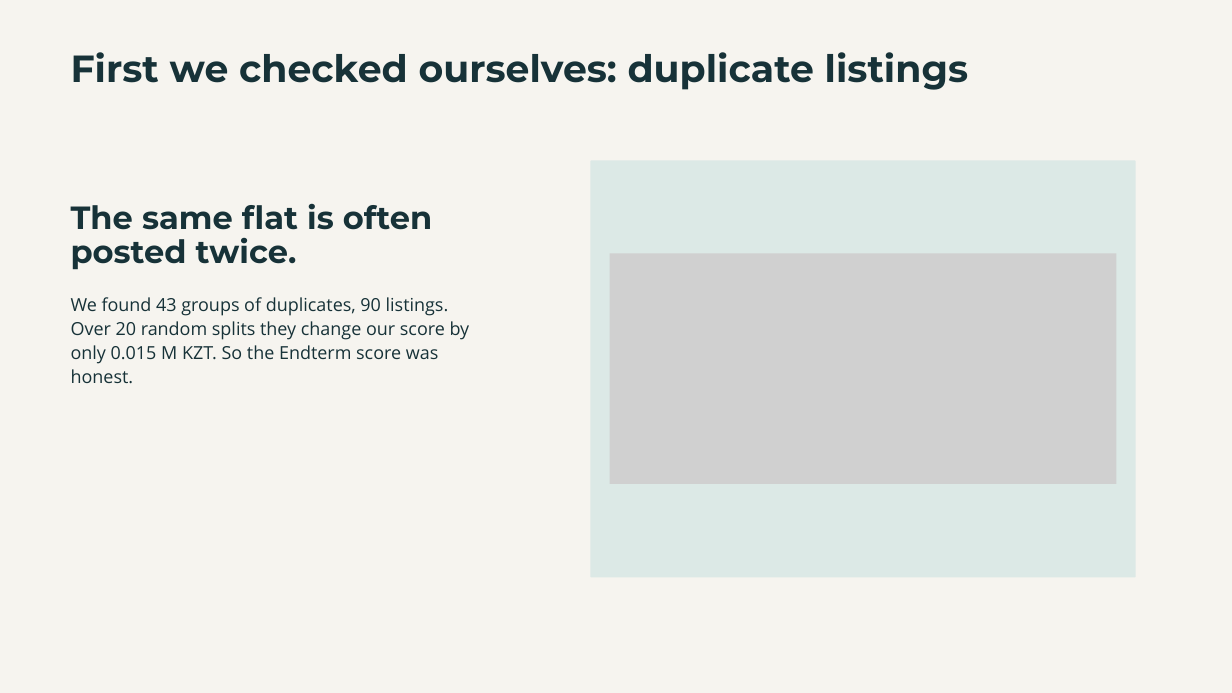
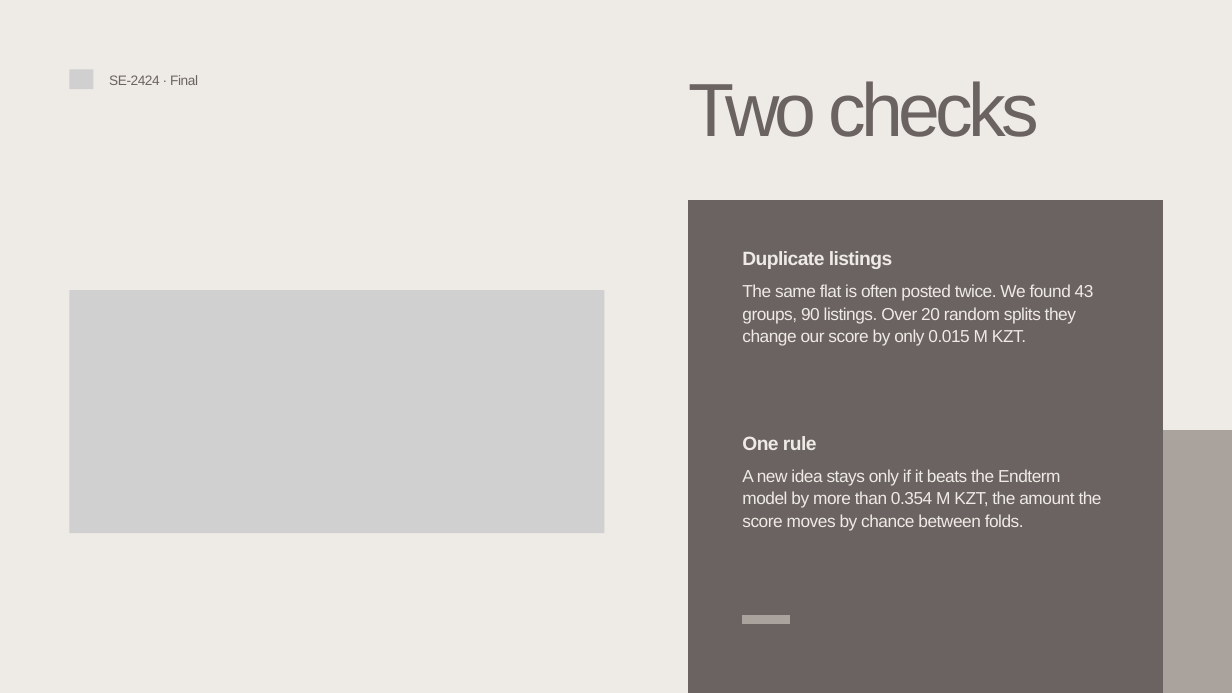
Before and after one commit to Newterios/mla_midtem, a slide deck: slide 5 of slides/Final_SE-2424_slides.pptx. Drawn at 1232x693 pixels with LibreOffice and Linux fonts; fonts in the diff are those of the drawing; grey boxes stand for pictures. Boxes give left, top, right and bottom in pixels: in the first picture for what was removed or moved away, otherwise in the second. Text is boxed around its words. In the diff, an @@ line names an element or a change of style, - is before the commit and + after.

Commit message:
Slides on a presentation template, app screenshot of the new look, contributions: the app built together

```diff
--- a/slides/Final_SE-2424_slides.pptx
+++ b/slides/Final_SE-2424_slides.pptx
@@ background #F6F4EF to #EEEAE5 @@
@@ text removed at box(71, 52, 968, 90) @@
-First we checked ourselves: duplicate listings
@@ picture added at box(69, 69, 93, 89) @@
@@ text added at box(109, 75, 198, 85), 16 pt, text #6B6361 @@
+SE-2424 · Final
@@ text added at box(688, 81, 1039, 137), 88 pt, text #6B6361 @@
+Two checks
@@ text removed at box(71, 203, 432, 270) @@
-The same flat is often posted twice.
@@ freeform shape: place and size @@
-freeform shape at box(590, 160, 1135, 577)
+freeform shape at box(688, 200, 1162, 693)
@@ freeform shape at box(688, 200, 1162, 693): fill #DCE9E6 to #6B6361 @@
@@ picture removed at box(610, 253, 1117, 484) @@
@@ text added at box(742, 251, 892, 269), 22.5 pt, text #EEEAE5, bold @@
+Duplicate listings
@@ picture added at box(69, 290, 604, 533) @@
@@ text at box(742, 284, 1094, 346): text changed; size 21 to 20.2 pt; font Open Sans to Arial; text colour #173238 to #EEEAE5 @@
-We found 43 groups of duplicates, 90 listings. Over 20 random splits they change our score by only 0.015 M KZT. So the Endterm score was honest.
+The same flat is often posted twice. We found 43 groups, 90 listings. Over 20 random splits they change our score by only 0.015 M KZT.
@@ text added at box(742, 436, 817, 450), 22.5 pt, text #EEEAE5, bold @@
+One rule
@@ freeform shape added at box(865, 431, 1232, 693), fill #AAA39D @@
@@ text added at box(742, 469, 1102, 531), 20.2 pt, text #EEEAE5 @@
+A new idea stays only if it beats the Endterm model by more than 0.354 M KZT, the amount the score moves by chance between folds.
@@ freeform shape added at box(742, 615, 790, 623), fill #AAA39D @@
```
Also in this commit, not shown: 9 other slides changed, 4 slides added, 6 slides removed, 8 other files.
